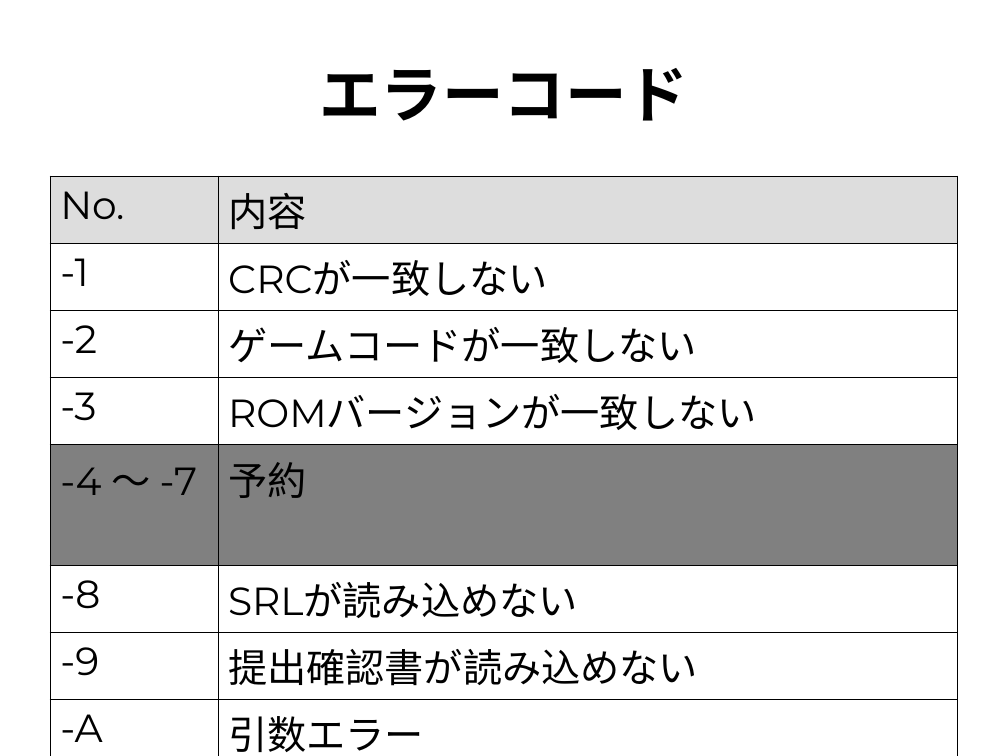
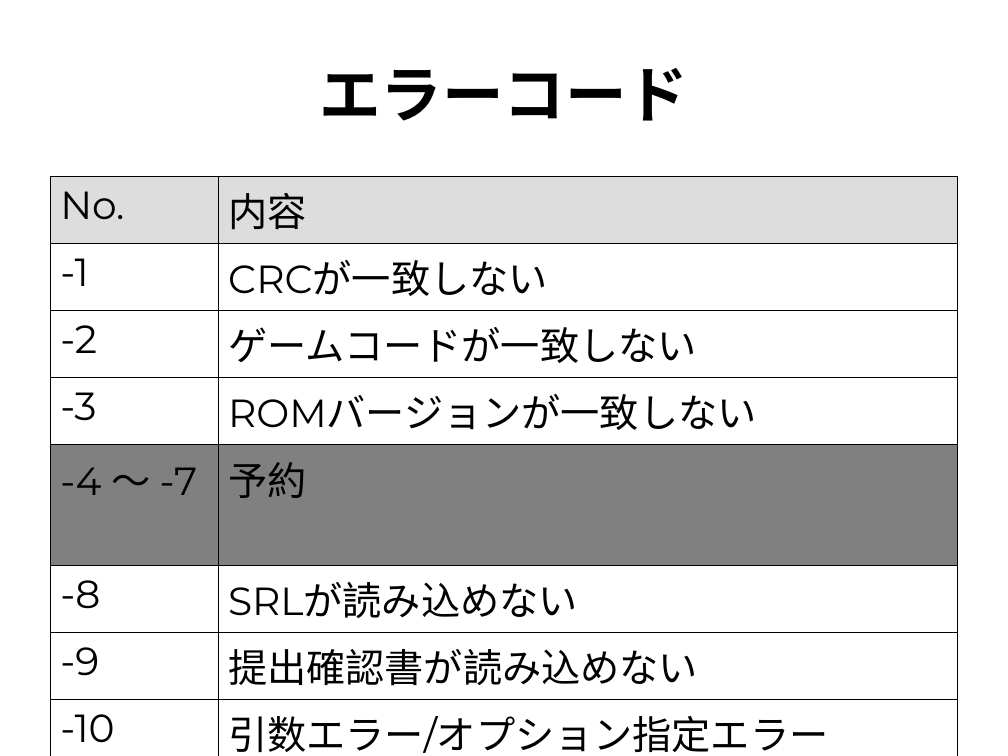
Before and after one commit to rvtr/TwlIPL, a slide deck: slide 5 of docs/マスタエディタ/提出確認書チェッカ/仕様.ppt. Drawn at 1008x756 pixels with LibreOffice and Linux fonts; fonts in the diff are those of the drawing. Boxes give left, top, right and bottom in pixels: in the first picture for what was removed or moved away, otherwise in the second. Text is boxed around its words. In the diff, an @@ line names an element or a change of style, - is before the commit and + after.

```diff
--- a/docs/マスタエディタ/提出確認書チェッカ/仕様.ppt
+++ b/docs/マスタエディタ/提出確認書チェッカ/仕様.ppt
@@ table at [50,176,958,756] @@
-row 8, column 1: -A
+row 8, column 1: -10
-row 8, column 2: 引数エラー
+row 8, column 2: 引数エラー/オプション指定エラー
```
Also in this commit, not shown: 2 other slides changed.
